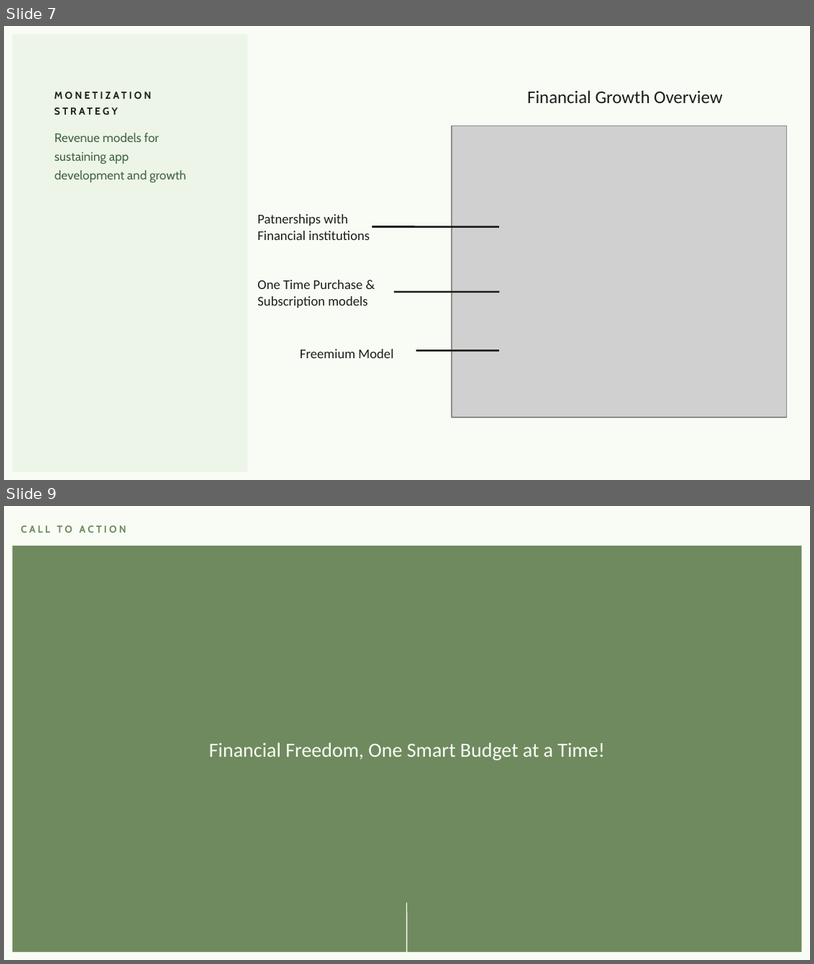
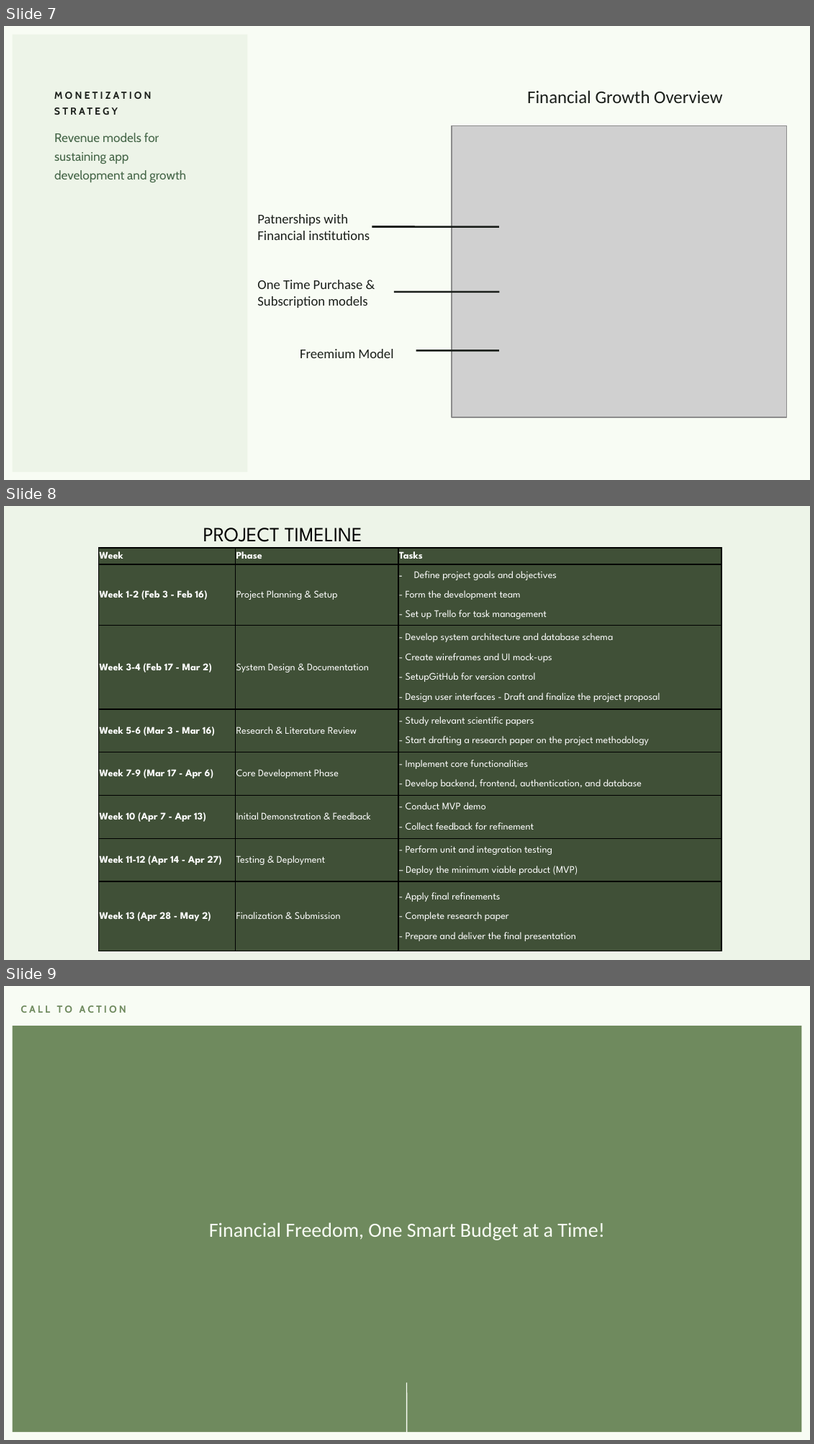
Before and after one commit to money-wise/deliverables, a slide deck: Money-Wise PPT.pptx. Shown one above the other, each under a label of ours: slides 7 and 9 before the commit, slides 7, 8 and 9 after it; the slides between them are not shown. The pictures are 814x964 and 814x1444 pixels, drawn with LibreOffice and Linux fonts; fonts in the diff are those of the drawing; grey boxes stand for pictures. Boxes give left, top, right and bottom in pixels: in the first picture for what was removed or moved away, otherwise in the second. Text is boxed around its words. In the diff, an @@ line names an element or a change of style, - is before the commit and + after.

```diff
--- a/Money-Wise PPT.pptx
+++ b/Money-Wise PPT.pptx
@@ slide 8 added at [4,506,810,960], background #EDF4E8 @@
@@ table added at [98,548,722,949], 8 rows, 3 columns @@
+Week | Phase | Tasks
+Week 1-2 (Feb 3 - Feb 16) | Project Planning & Setup | Define project goals and objectives / - Form the development team / - Set up Trello for task management
+Week 3-4 (Feb 17 - Mar 2) | System Design & Documentation | - Develop system architecture and database schema / - Create wireframes and UI mock-ups / - SetupGitHub for version control / - Design user interfaces - Draft and finalize the project proposal
+Week 5-6 (Mar 3 - Mar 16) | Research & Literature Review | - Study relevant scientific papers / - Start drafting a research paper on the project methodology
+Week 7-9 (Mar 17 - Apr 6) | Core Development Phase | - Implement core functionalities / - Develop backend, frontend, authentication, and database
+Week 10 (Apr 7 - Apr 13) | Initial Demonstration & Feedback | - Conduct MVP demo / - Collect feedback for refinement
+Week 11-12 (Apr 14 - Apr 27) | Testing & Deployment | - Perform unit and integration testing / – Deploy the minimum viable product (MVP)
+Week 13 (Apr 28 - May 2) | Finalization & Submission | - Apply final refinements / - Complete research paper / - Prepare and deliver the final presentation
@@ text added at [203,528,363,548], 18 pt, text #000000 @@
+PROJECT TIMELINE
```
Also in this commit, not shown: 1 slide removed.
